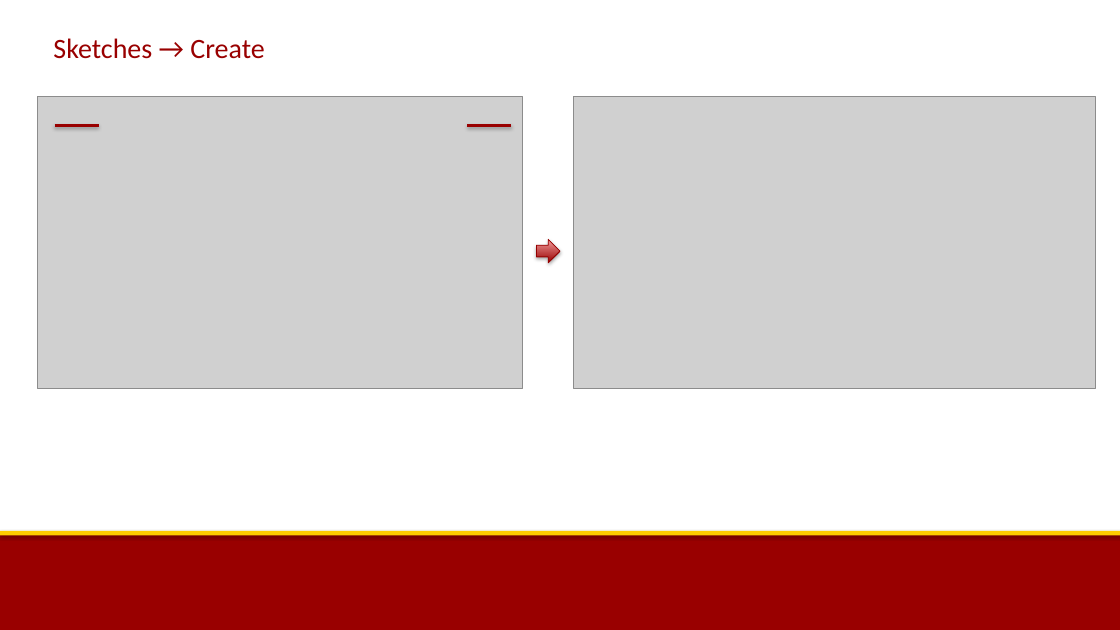
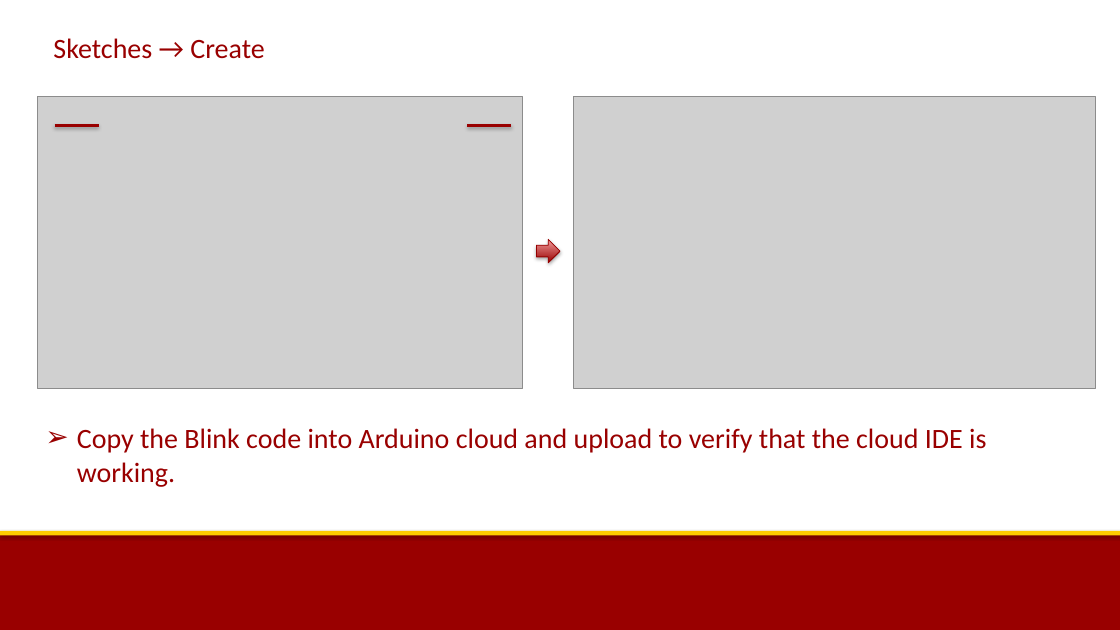
Before and after one commit to uscee105/ee105, a slide deck: slide 10 of assets/module-0-intro/mod-0-lecture-3-arduino-installation.pptx (slide 9 before the commit). Drawn at 1120x630 pixels with LibreOffice and Linux fonts; fonts in the diff are those of the drawing; grey boxes stand for pictures; background and template pictures are left out. Boxes give left, top, right and bottom in pixels: in the first picture for what was removed or moved away, otherwise in the second. Text is boxed around its words. In the diff, an @@ line names an element or a change of style, - is before the commit and + after.

```diff
--- a/assets/module-0-intro/mod-0-lecture-3-arduino-installation.pptx
+++ b/assets/module-0-intro/mod-0-lecture-3-arduino-installation.pptx
@@ text added at bbox=[77, 428, 986, 487], 24 pt, text #990000 @@
+➢ Copy the Blink code into Arduino cloud and upload to verify that the cloud IDE is working.
```
Also in this commit, not shown: 3 other slides changed, 3 slides added, 1 other file.
